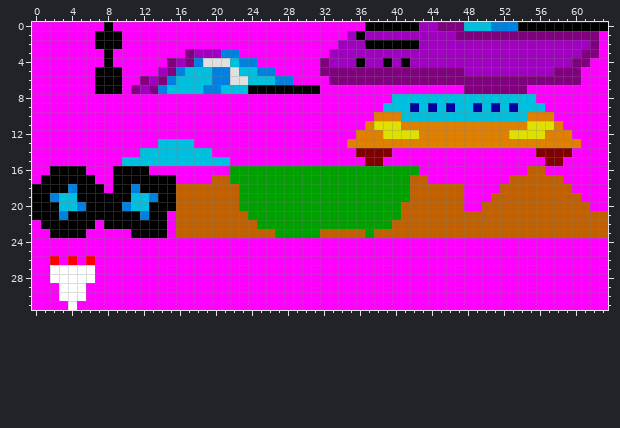
Two states of a pixel-art sprite, images/objects.png. This is how it looked before the edit.
The file is 64x32 pixels.
New version:
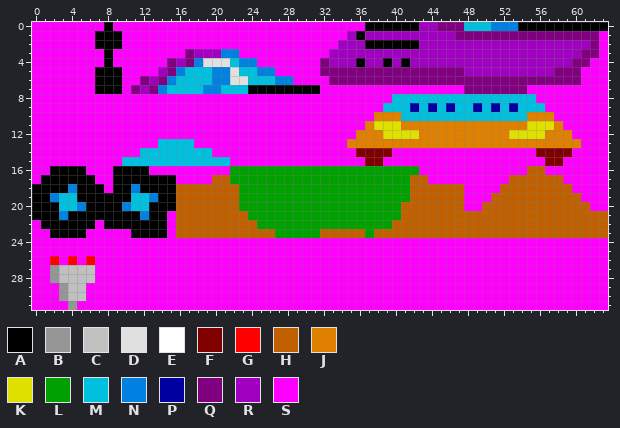
Palette (. is transparent): A #000000  B #969696  C #c0c0c0  D #e0e0e0  E #ffffff  F #800000  G #ff0000  H #c06000  J #e08000  K #e0e000  L #00a000  M #00c0e0  N #0080e0  P #0000a0  Q #800080  R #a000c0  S #ff00ff
Diff:
@@ x 0..8 @@
 26 SSGSGSGSS
-27 SSEEEEESS
-28 SSEEEEESS
-29 SSSEEESSS
-30 SSSEEESSS
-31 SSSSESSSS
+27 SSBCCCCSS
+28 SSBCCCCSS
+29 SSSBCCSSS
+30 SSSBCCSSS
+31 SSSSBSSSS
